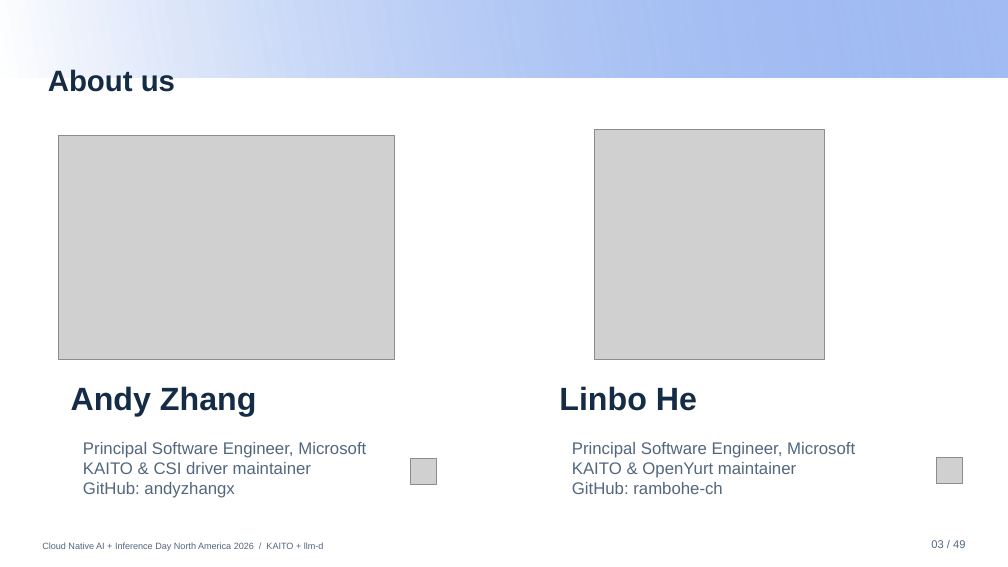
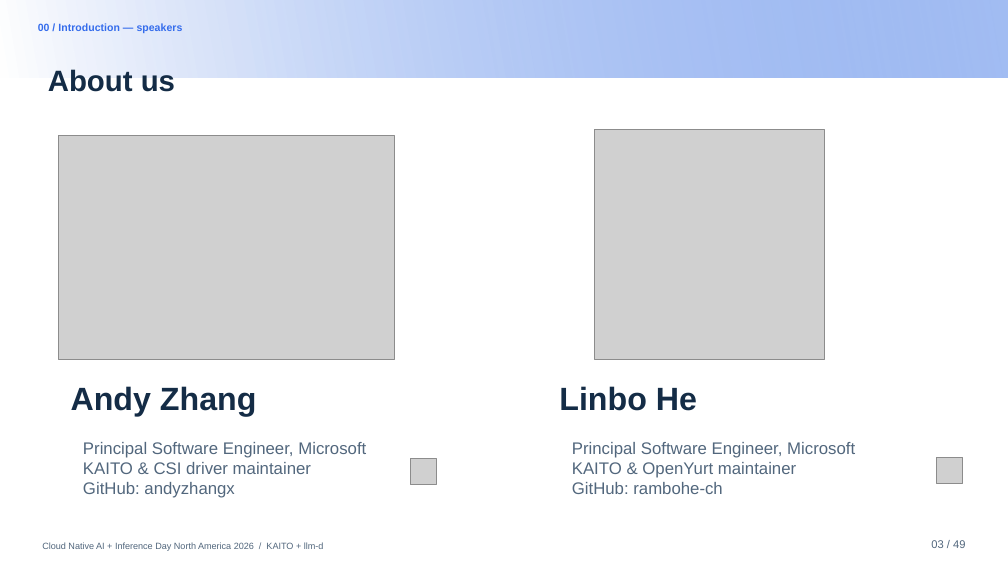
Before and after one commit to andyzhangx/demo, a slide deck: slide 3 of llm/pd-disaggregation/kubecon-na-2026-pd-disaggregation-kaito-llmd.pptx. Drawn at 1008x567 pixels with LibreOffice and Linux fonts; fonts in the diff are those of the drawing; grey boxes stand for pictures; background and template pictures are left out. Boxes give left, top, right and bottom in pixels: in the first picture for what was removed or moved away, otherwise in the second. Text is boxed around its words. In the diff, an @@ line names an element or a change of style, - is before the commit and + after.

```diff
--- a/llm/pd-disaggregation/kubecon-na-2026-pd-disaggregation-kaito-llmd.pptx
+++ b/llm/pd-disaggregation/kubecon-na-2026-pd-disaggregation-kaito-llmd.pptx
@@ text added at (38, 23, 183, 33), 7.5 pt, text #346CEC, bold @@
+00 / Introduction — speakers
```
Also in this commit, not shown: 21 other slides changed, 1 slide added, 1 slide removed.
